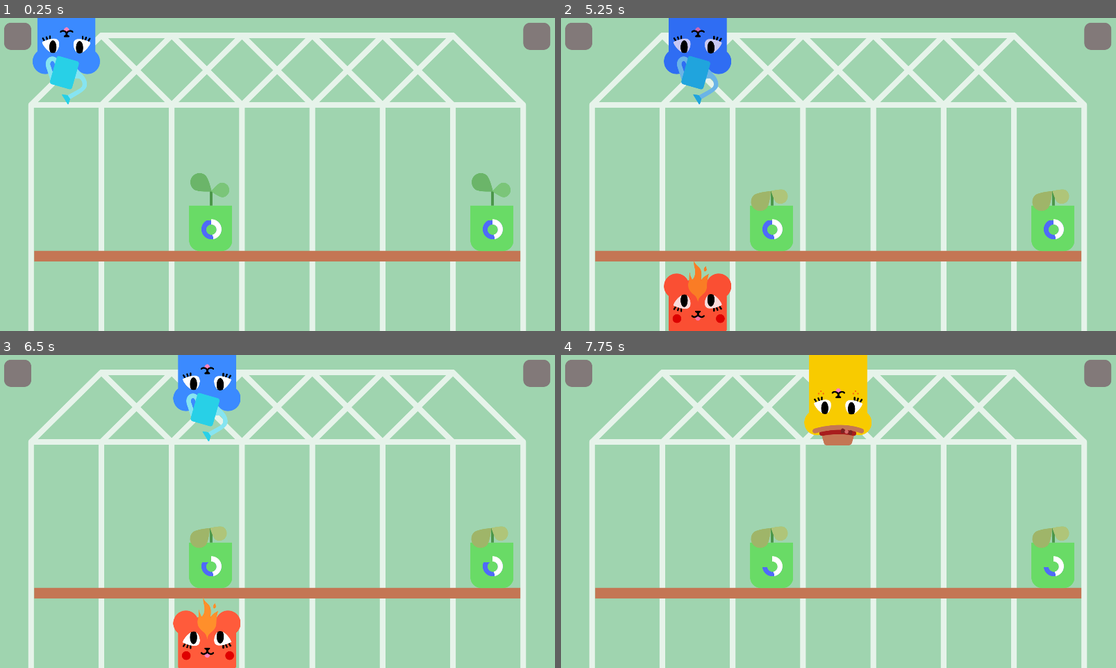
Above: before the commit, frames 1-4 (two rows, left to right).
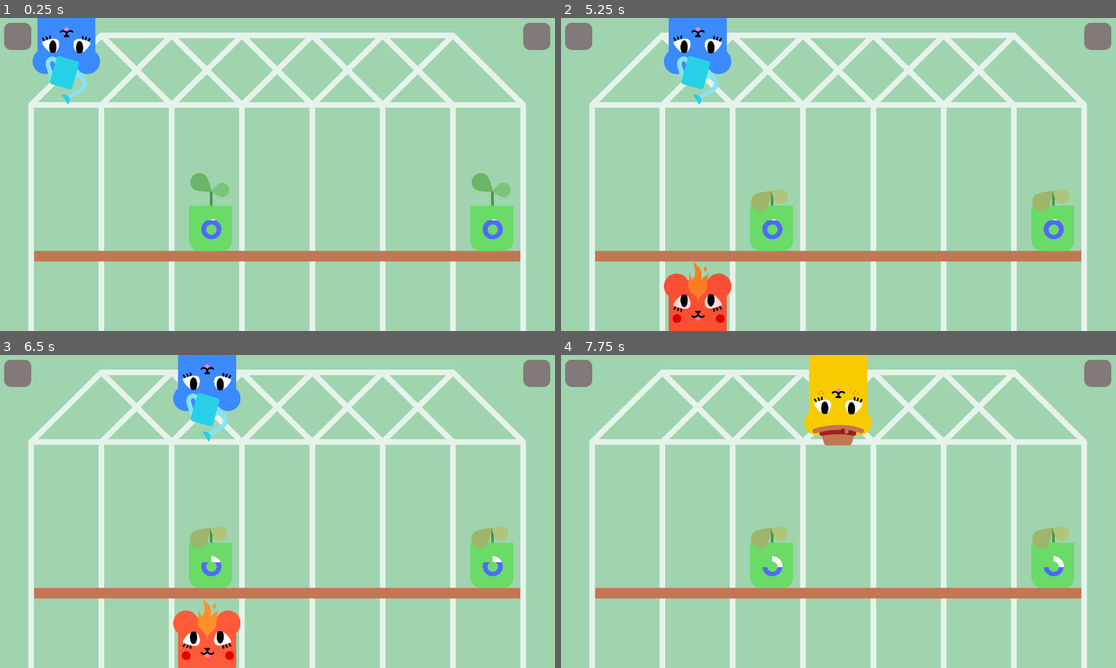
Above: after the commit, the same moments.

Repository: Janakanty/Mongoose-Garden
Game: Godot game, scene res://src/mainGamePlay/main.tscn
Same seed, same stepped clock (60 frames per second), same inputs: the game is played once before the commit and once after it.
Inputs:
- Up to frame 1 (0.25 s): no input
- Up to frame 2 (5.25 s): hold Right (right) 0.53-1.28 s; tap Enter at 1.25, 2.75, 4.25 s; hold Down (down) 1.28-2.03 s; tap Space at 2, 3.5 s; hold Right (right) 2.03-2.78 s; hold Up (up) 2.78-3.53 s; hold Left (left) 3.53-5.03 s; hold Down (down) from 5.03 s (still down)
- Up to frame 3 (6.5 s): release Down (down) at 5.78 s; hold Right (right) from 5.78 s (still down)
- Up to frame 4 (7.75 s): tap Space at 6.5 s; release Right (right) at 6.53 s; hold Up (up) 6.53-7.28 s; hold Right (right) from 7.28 s (still down)

The runs differ from the first frame. In frame 1, 0.1% of the frame differs, in the area x 38-91%, y 64-71%; in frame 2, 2.2%, in the area x 18-91%, y 0-71%; in frame 3, less than 0.1%; in frame 4, less than 0.1%.

Commit message:
0.71

Diff:
--- a/src/mainGamePlay/main.gd
+++ b/src/mainGamePlay/main.gd
@@ -1,5 +1,8 @@
 extends Control
 
+onready var fire_mongoose = $mongooses/fire
+onready var water_mongoose = $mongooses/water
+onready var garden_mongoose = $mongooses/garden
 onready var mongooses = $mongooses
 var column = 1
 var mongoose_mode = 1 # 1 - water , 2 - fire , 3 - garderer
@@ -33,12 +36,18 @@
 			1:
 				mongoose_mode = 2
 				$changeMongoose.play("change_to_fire")
+				water_mongoose.active = false
+				fire_mongoose.active = true
 			2:
 				mongoose_mode = 3
 				$changeMongoose.play("change_to_garden")
+				fire_mongoose.active = false
+				garden_mongoose.active = true
 			3:
 				mongoose_mode = 1
 				$changeMongoose.play("change_to_water")
+				garden_mongoose.active = false
+				water_mongoose.active = true
 		pass
 
 func change_mongoose_position():
--- a/src/mongooses/fireMongoose/fireMongoose.gd
+++ b/src/mongooses/fireMongoose/fireMongoose.gd
@@ -17,6 +17,13 @@
 
 func powerON():
 	$power.play("powerON")
+	Global.evaporating_col1 = 0
+	Global.evaporating_col2 = 0
+	Global.evaporating_col3 = 0
+	Global.evaporating_col4 = 0
+	Global.evaporating_col5 = 0
+	Global.evaporating_col6 = 0
+	Global.evaporating_col7 = 0
 
 func powerOFF():
 	$power.play_backwards("powerON")
--- a/src/mongooses/waterMongoose/waterMongoose.gd
+++ b/src/mongooses/waterMongoose/waterMongoose.gd
@@ -32,7 +32,6 @@
 
 func check_column_from_parent():
 	column = get_parent().get_parent().column
-	print(column)
 	match column:
 		1:
 			Global.watering_col1 = 1
--- a/src/plants/lobdilla/lobdilla.gd
+++ b/src/plants/lobdilla/lobdilla.gd
@@ -55,6 +55,7 @@
 
 func lose_way():
 	regres_bar.value = timer_down.time_left
+	regres_bar.show()
 
 func check_plant_condition():
 	#roślina zdycha
@@ -62,6 +63,9 @@
 		timer_down.stop()
 		to_small_plant_DEAD()
 	elif plant_condition <= 0 and plant_level == 1:
+		timer_down.stop()
+		to_plant_DEAD()
+	elif plant_condition <= 0 and plant_level == 2:
 		timer_down.stop()
 		to_plant_DEAD()
 	#roślina staje się zdechła
@@ -123,3 +127,16 @@
 func _on_Timer_to_lose_timeout():
 	plant_condition = plant_condition - 1
 	check_plant_condition()
+
+
+func _on_progres_value_changed(value):
+	regres_bar.hide()
+	if progres_bar.max_value == value:
+		if plant_condition == 1:
+			plant_condition = plant_condition + 1
+		elif plant_level == 0:
+			plant_level = 1
+		elif plant_level == 1:
+			plant_level = 2
+		progres_bar.value = 0
+		check_plant_condition()
--- a/src/plants/lobdilla/lobdilla.tscn
+++ b/src/plants/lobdilla/lobdilla.tscn
@@ -35,6 +35,20 @@
 "_edit_use_anchors_": false
 }
 
+[node name="progres" type="TextureProgress" parent="."]
+margin_left = 60.0
+margin_top = 333.0
+margin_right = 130.0
+margin_bottom = 403.0
+max_value = 30.0
+step = 0.1
+value = 14.0
+texture_progress = ExtResource( 11 )
+fill_mode = 4
+__meta__ = {
+"_edit_use_anchors_": false
+}
+
 [node name="regres" type="TextureProgress" parent="."]
 self_modulate = Color( 0.313726, 0.419608, 0.984314, 1 )
 margin_left = 60.0
@@ -46,20 +60,6 @@
 value = 5.0
 texture_progress = ExtResource( 11 )
 fill_mode = 3
-__meta__ = {
-"_edit_use_anchors_": false
-}
-
-[node name="progres" type="TextureProgress" parent="."]
-margin_left = 60.0
-margin_top = 333.0
-margin_right = 130.0
-margin_bottom = 403.0
-max_value = 30.0
-step = 0.1
-value = 14.0
-texture_progress = ExtResource( 11 )
-fill_mode = 4
 __meta__ = {
 "_edit_use_anchors_": false
 }
@@ -136,4 +136,5 @@
 wait_time = 5.0
 autostart = true
 
+[connection signal="value_changed" from="progres" to="." method="_on_progres_value_changed"]
 [connection signal="timeout" from="Timer_to_lose" to="." method="_on_Timer_to_lose_timeout"]
